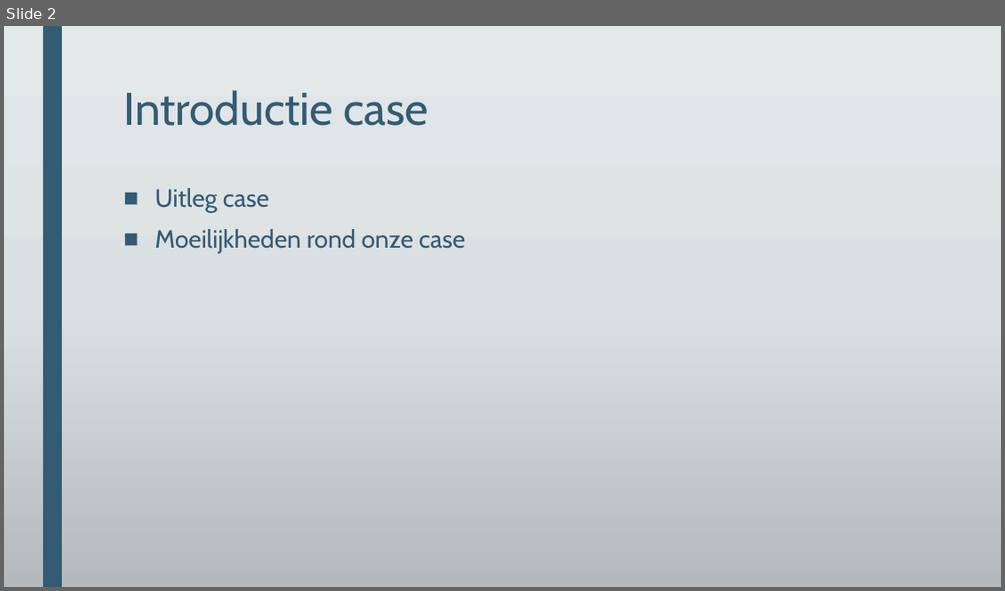
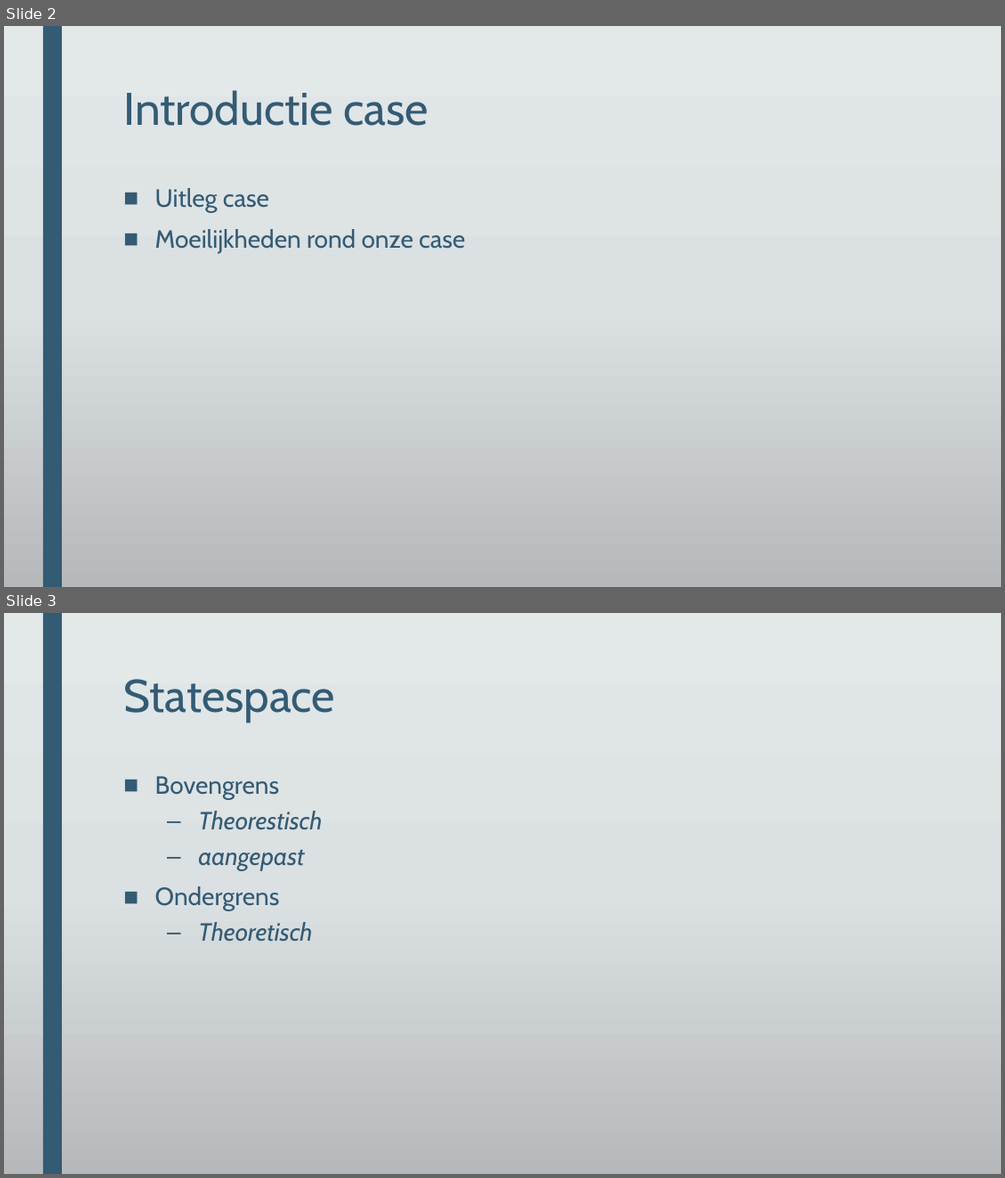
Before and after one commit to DeRoostermakers/Heuristieken, a slide deck: Presentaties/storyboard eindpresentatie.pptx. Shown one above the other, each under a label of ours: slide 2 before the commit, slides 2 and 3 after it. The pictures are 1005x591 and 1005x1178 pixels, drawn with LibreOffice and Linux fonts; fonts in the diff are those of the drawing; background and template pictures are left out. Boxes give left, top, right and bottom in pixels: in the first picture for what was removed or moved away, otherwise in the second. Text is boxed around its words. In the diff, an @@ line names an element or a change of style, - is before the commit and + after.

```diff
--- a/Presentaties/storyboard eindpresentatie.pptx
+++ b/Presentaties/storyboard eindpresentatie.pptx
@@ slide 3 added at [4,613,1001,1174], background gradient #E3E8EA to #DCE0E2 to #B6BABC; not listed: 1 template element that a slide beside it also shows @@
@@ title added at [123,679,335,722], 44 pt, text #335B74 @@
+Statespace
@@ text added at [155,776,322,941], 24 pt, text #335B74, italic @@
+■ Bovengrens
+  – Theorestisch
+  – aangepast
+■ Ondergrens
+  – Theoretisch
```
Also in this commit, not shown: 5 other slides added, 2 other files.
